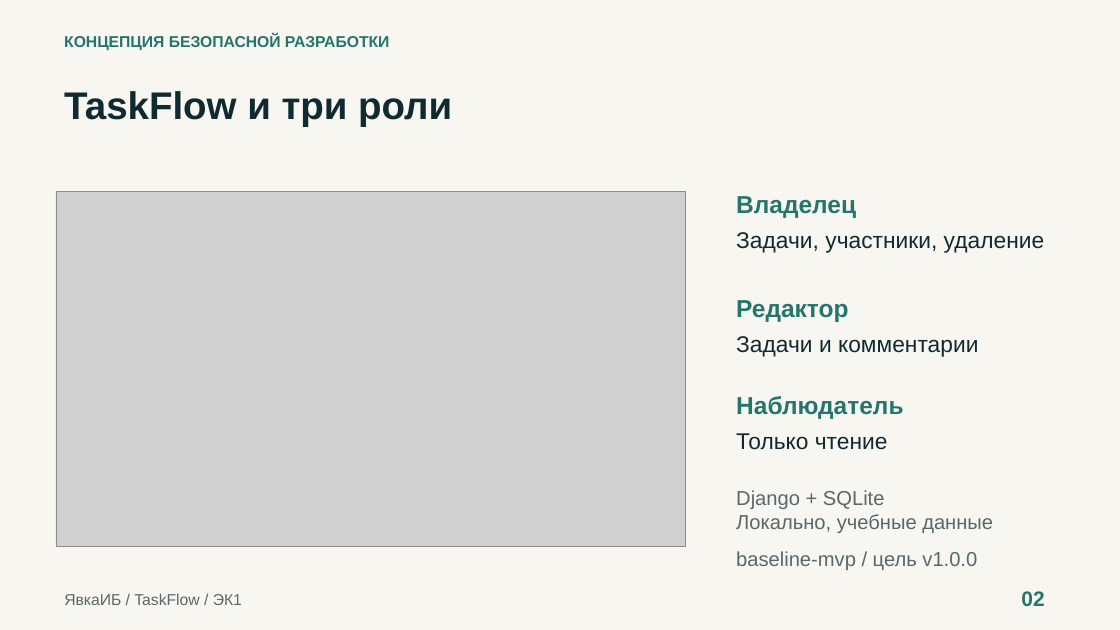
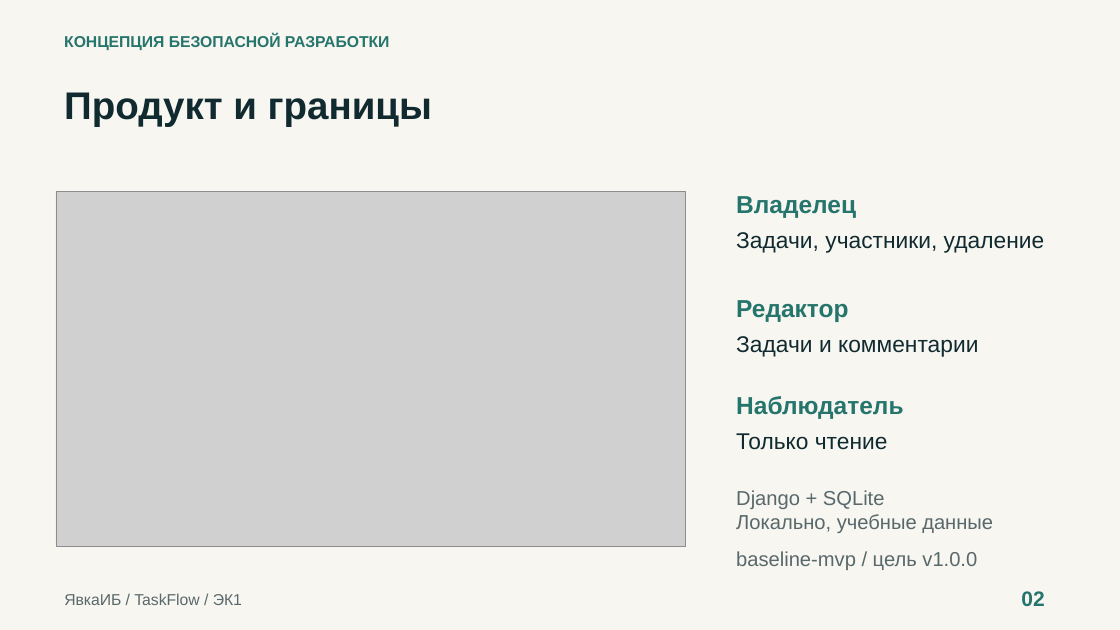
Before and after one commit to rbeketov/rbpo-yavkaib, a slide deck: slide 2 of presentation/taskflow-ek1.pptx. Drawn at 1120x630 pixels with LibreOffice and Linux fonts; fonts in the diff are those of the drawing; grey boxes stand for pictures. Boxes give left, top, right and bottom in pixels: in the first picture for what was removed or moved away, otherwise in the second. Text is boxed around its words. In the diff, an @@ line names an element or a change of style, - is before the commit and + after.

```diff
--- a/presentation/taskflow-ek1.pptx
+++ b/presentation/taskflow-ek1.pptx
@@ text at (64,92,432,127): text changed @@
-TaskFlow и три роли
+Продукт и границы
```
Also in this commit, not shown: 6 other slides changed, 2 slides added, 2 slides removed, 4 other files.
